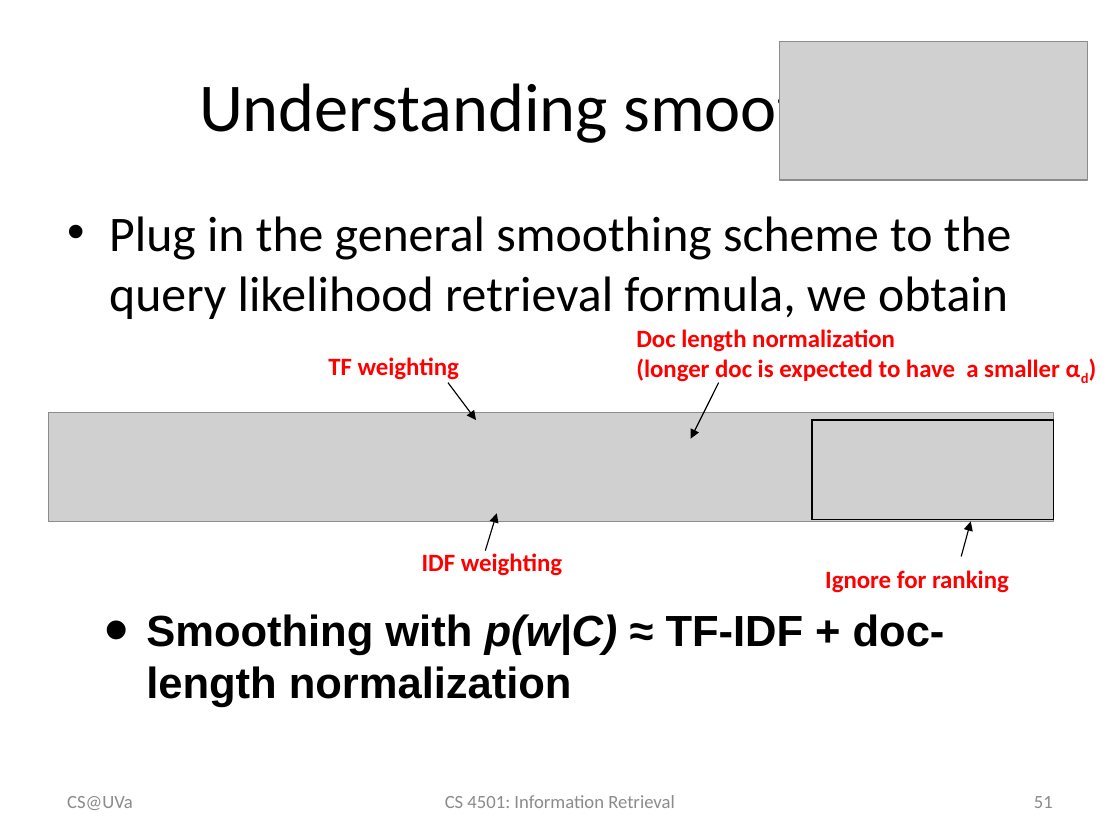
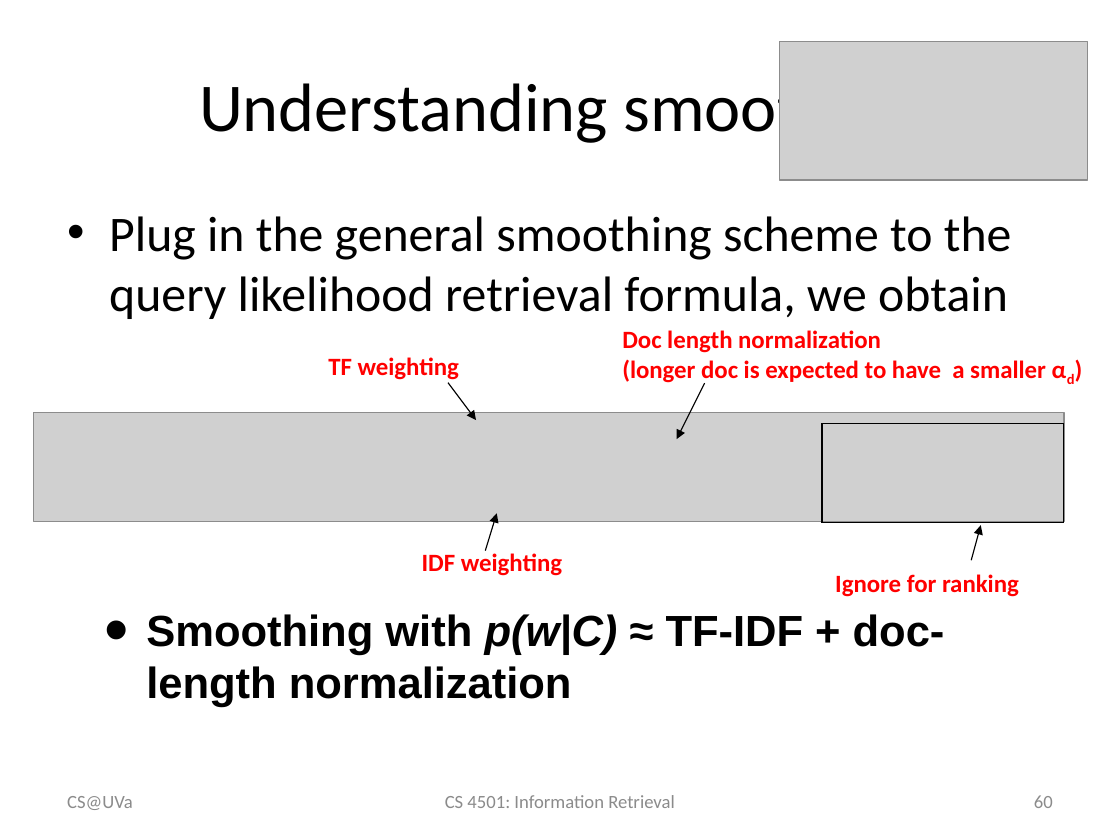
Before and after one commit to wang296/IR2015, a slide deck: slide 60 of docs/Language Models.pptx (slide 51 before the commit). Drawn at 1120x840 pixels with LibreOffice and Linux fonts; fonts in the diff are those of the drawing; grey boxes stand for pictures. Boxes give left, top, right and bottom in pixels: in the first picture for what was removed or moved away, otherwise in the second. Text is boxed around its words. In the diff, an @@ line names an element or a change of style, - is before the commit and + after.

```diff
--- a/docs/Language Models.pptx
+++ b/docs/Language Models.pptx
@@ text "Doc length normalization": place and size @@
-text "Doc length normalization" at <box>636,329,1060,383</box>
+text "Doc length normalization" at <box>622,330,1046,383</box>
@@ arrow moved from (719, 383) - (691, 439) to (704, 383) - (676, 439) @@
@@ picture: place and size @@
-picture at <box>48,412,1053,522</box>
+picture at <box>34,412,1064,522</box>
@@ 1 text, 1 rectangle, 1 arrow: place and size @@
-1 text, 1 rectangle, 1 arrow at <box>812,420,1053,593</box>
+1 text, 1 rectangle, 1 arrow at <box>822,423,1063,597</box>
@@ page number at <box>1034,795,1053,808</box>: text changed @@
-51
+60
```
Also in this commit, not shown: 1 other slide changed, 9 slides added, 3 other files.
